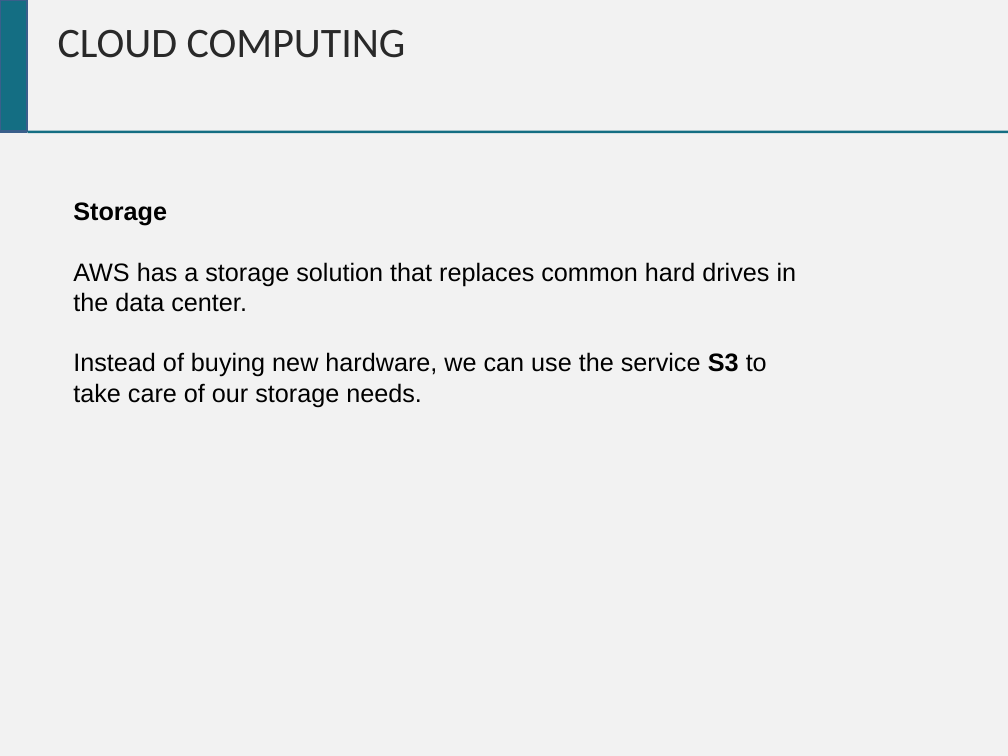
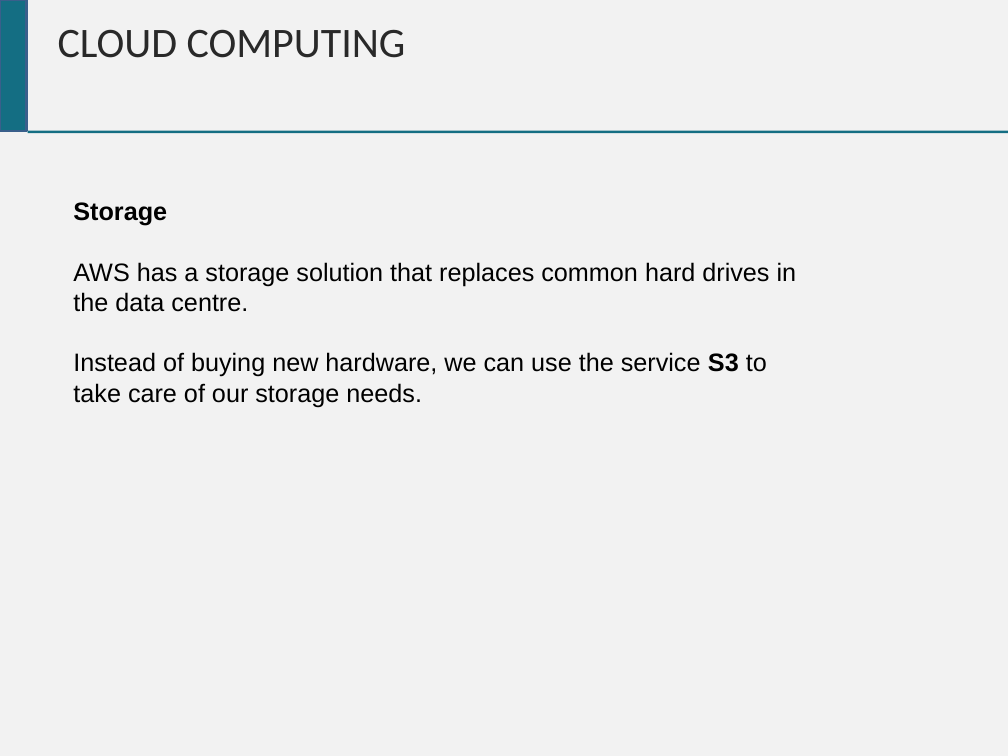
Before and after one commit to chrisgauthier742018/devopscourse, a slide deck: slide 36 of Dev Ops Course.pptx (slide 30 before the commit). Drawn at 1008x756 pixels with LibreOffice and Linux fonts; fonts in the diff are those of the drawing. Boxes give left, top, right and bottom in pixels: in the first picture for what was removed or moved away, otherwise in the second. Text is boxed around its words. In the diff, an @@ line names an element or a change of style, - is before the commit and + after.

Commit message:
Spelling mistakes and CI Section

```diff
--- a/Dev Ops Course.pptx
+++ b/Dev Ops Course.pptx
@@ text at (x1=73, y1=262, x2=797, y2=312): text changed @@
-AWS has a storage solution that replaces common hard drives in the data center.
+AWS has a storage solution that replaces common hard drives in the data centre.
```
Also in this commit, not shown: 14 other slides changed, 6 slides added.
